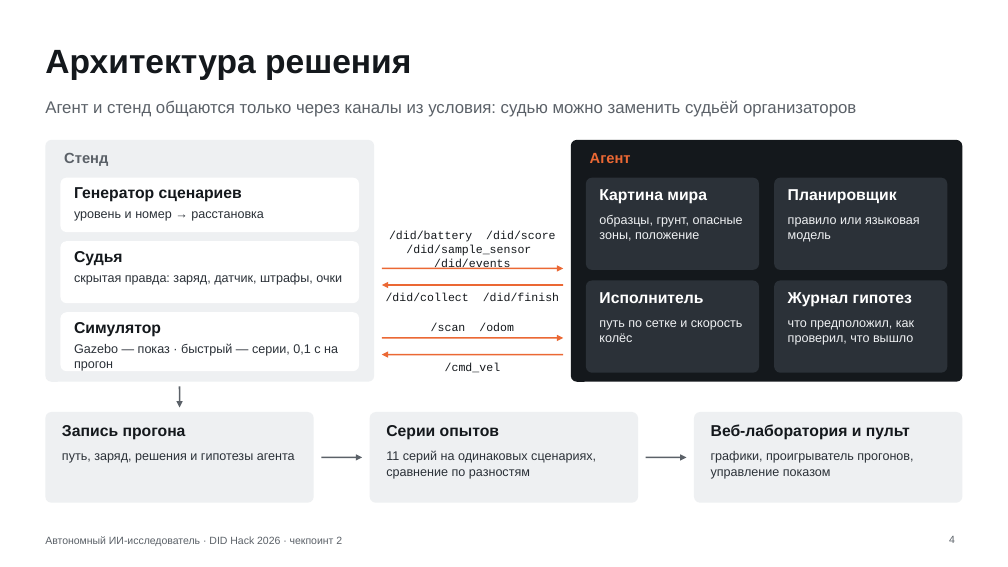
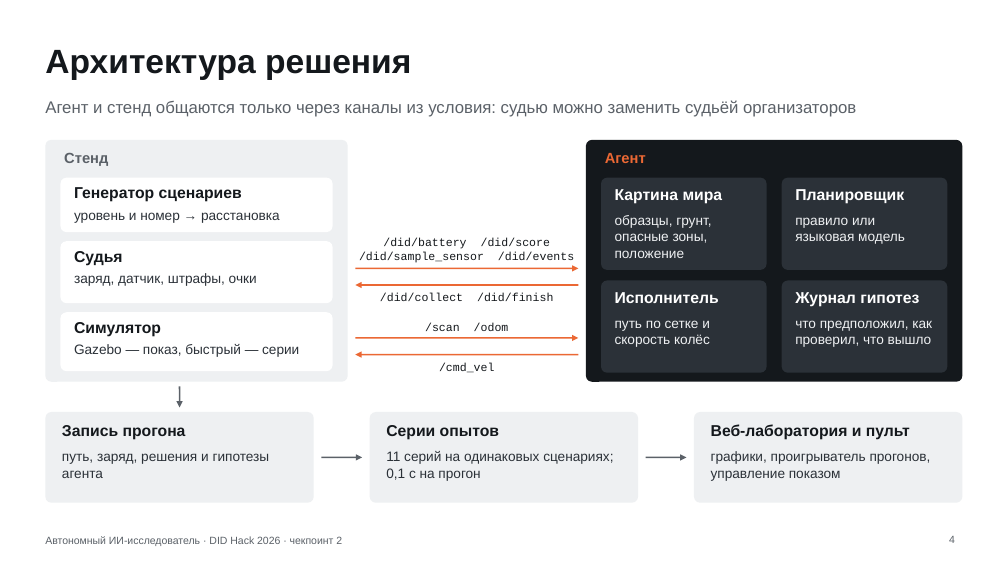
Before and after one commit to Mput13/did-hack, a slide deck: slide 4 of presentation/checkpoint2.pptx. Drawn at 1008x567 pixels with LibreOffice and Linux fonts; fonts in the diff are those of the drawing. Boxes give left, top, right and bottom in pixels: in the first picture for what was removed or moved away, otherwise in the second. Text is boxed around its words. In the diff, an @@ line names an element or a change of style, - is before the commit and + after.

```diff
--- a/presentation/checkpoint2.pptx
+++ b/presentation/checkpoint2.pptx
@@ rounded rectangle: place and size @@
-rounded rectangle at box(45, 140, 374, 382)
+rounded rectangle at box(45, 140, 348, 382)
@@ rounded rectangle: place and size @@
-rounded rectangle at box(571, 140, 963, 382)
+rounded rectangle at box(586, 140, 963, 382)
@@ text "Агент": place and size @@
-text "Агент" at box(590, 153, 631, 163)
+text "Агент" at box(605, 153, 646, 163)
@@ rounded rectangle: place and size @@
-rounded rectangle at box(60, 178, 359, 232)
+rounded rectangle at box(60, 178, 333, 232)
@@ rounded rectangle: place and size @@
-rounded rectangle at box(586, 178, 759, 270)
+rounded rectangle at box(601, 178, 767, 270)
@@ rounded rectangle: place and size @@
-rounded rectangle at box(774, 178, 948, 270)
+rounded rectangle at box(782, 178, 948, 270)
@@ size 12 to 13 pt in 7 elements at box(62, 453, 270, 478), box(711, 451, 931, 481), box(795, 217, 905, 244), box(795, 320, 932, 347), box(615, 215, 711, 258), box(615, 320, 710, 347), box(74, 212, 280, 223) @@
@@ text "Картина мира": place and size @@
-text "Картина мира" at box(599, 189, 707, 204)
+text "Картина мира" at box(615, 189, 723, 204)
@@ text "Планировщик": place and size @@
-text "Планировщик" at box(788, 189, 897, 204)
+text "Планировщик" at box(795, 189, 904, 204)
@@ text "/did/battery /did/score" rewrapped from box(389, 231, 555, 269) to box(359, 238, 574, 263) @@
@@ text "образцы, грунт, опасные зоны, положение": place and size @@
-text "образцы, грунт, опасные зоны, положение" at box(599, 215, 743, 241)
+text "образцы, грунт, опасные зоны, положение" at box(615, 215, 711, 258)
@@ text "правило или языковая модель": place and size @@
-text "правило или языковая модель" at box(788, 217, 920, 242)
+text "правило или языковая модель" at box(795, 217, 905, 244)
@@ rounded rectangle: place and size @@
-rounded rectangle at box(60, 241, 359, 303)
+rounded rectangle at box(60, 241, 333, 303)
@@ arrow moved from (382, 268) - (563, 268) to (355, 268) - (578, 268) @@
@@ text at box(74, 273, 257, 286): text changed; size 12 to 13 pt @@
-скрытая правда: заряд, датчик, штрафы, очки
+заряд, датчик, штрафы, очки
@@ text "/did/collect /did/finish": place and size @@
-text "/did/collect /did/finish" at box(386, 293, 469, 301)
+text "/did/collect /did/finish" at box(380, 293, 463, 301)
@@ arrow moved from (382, 285) - (563, 285) to (355, 285) - (578, 285) @@
@@ rounded rectangle: place and size @@
-rounded rectangle at box(586, 281, 759, 373)
+rounded rectangle at box(601, 281, 767, 373)
@@ text "Исполнитель": place and size @@
-text "Исполнитель" at box(599, 292, 703, 303)
+text "Исполнитель" at box(615, 292, 719, 303)
@@ rounded rectangle: place and size @@
-rounded rectangle at box(774, 281, 948, 373)
+rounded rectangle at box(782, 281, 948, 373)
@@ text "Журнал гипотез": place and size @@
-text "Журнал гипотез" at box(788, 292, 912, 307)
+text "Журнал гипотез" at box(795, 292, 919, 307)
@@ rounded rectangle: place and size @@
-rounded rectangle at box(60, 312, 359, 371)
+rounded rectangle at box(60, 312, 333, 371)
@@ text "/scan /odom": place and size @@
-text "/scan /odom" at box(431, 323, 466, 331)
+text "/scan /odom" at box(425, 323, 460, 331)
@@ text "путь по сетке и скорость ...": place and size @@
-text "путь по сетке и скорость ..." at box(599, 320, 742, 342)
+text "путь по сетке и скорость ..." at box(615, 320, 710, 347)
@@ text "что предположил, как проверил, что ...": place and size @@
-text "что предположил, как проверил, что ..." at box(788, 320, 914, 345)
+text "что предположил, как проверил, что ..." at box(795, 320, 932, 347)
@@ text at box(74, 344, 299, 357): text changed; size 12 to 13 pt @@
-Gazebo — показ · быстрый — серии, 0,1 с на прогон
+Gazebo — показ, быстрый — серии
@@ text "/cmd_vel": place and size @@
-text "/cmd_vel" at box(445, 363, 501, 373)
+text "/cmd_vel" at box(439, 363, 495, 373)
@@ arrow moved from (382, 338) - (563, 338) to (355, 338) - (578, 338) @@
@@ arrow moved from (382, 355) - (563, 355) to (355, 355) - (578, 355) @@
@@ text at box(386, 451, 613, 481): text changed; size 12 to 13 pt @@
-11 серий на одинаковых сценариях, сравнение по разностям
+11 серий на одинаковых сценариях; 0,1 с на прогон
```
Also in this commit, not shown: 7 other slides changed, 31 other files.
